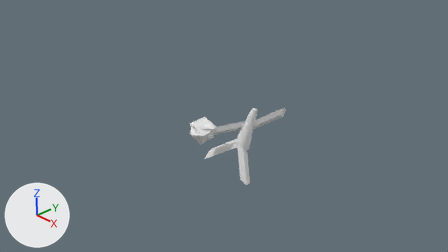
Before and after pictures for a commit that changed the Blender file interesting_cube.blend.
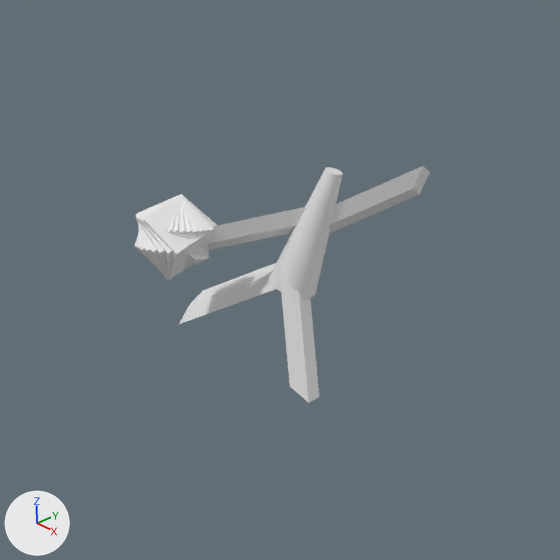
There are two pictures of each version: one from the file's camera 'Camera', one close up on the part from 32% to 73% of the width and 21% to 94% of the height. Lighting does not change. The marker at lower left points along +X, +Y and +Z.
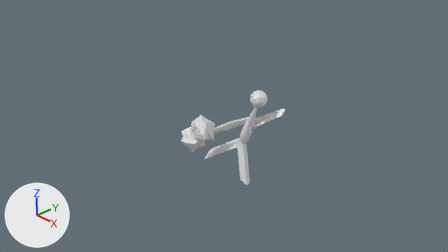
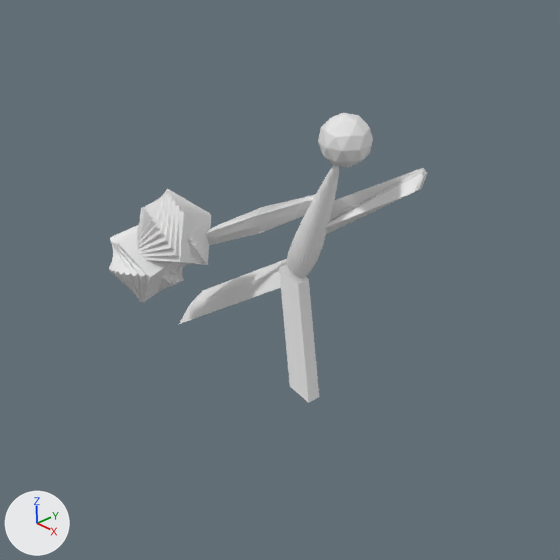
The change, as JSON lines over the scene's bpy script:
```json
{"block": "me_cylinder_001", "where": "me_cylinder_001.from_pydata(...)  # 64 vertices, 34 faces; spans x -0.46..0.46, y -0.46..0.46, z -1.0..1.51"}
{"block": "me_cylinder_001", "where": "# used by ob_cylinder; location = (0.159, 1.055, -0.029); rotation_euler = (-0.228, 0.193, 0.158), in degrees (-13, 11, 9.1); scale = (0.429, 0.429, 0.429)"}
{"block": "me_cylinder_001", "change": "me_cylinder_001 part 1: all 32 vertices in x 0.05..0.37, y -0.44..-0.11, z 1.51 are multiplied about their middle by the matrix ((0.2, 0.42, -0.885), (-0.529, 0.807, 0.263), (0.824, 0.416, 0.384)), then moved by (0.1, -0.2, 0.38)"}
{"block": "me_cube_004", "where": "# used by ob_cube_001; location = (-0.386, 0.46, -0.085); rotation_euler = (-2.059, -0.256, -1.335), in degrees (-118, -15, -76); scale = (0.101, 0.101, 0.101)"}
{"op": "remove", "block": "me_cube_004", "code": "me_cube_004.from_pydata(...)  # 8 vertices, 6 faces; spans x -4.22..1.0, y -7.6..1.67, z -1.0..4.51"}
{"op": "add", "block": "me_cube_004", "code": "me_cube_004.from_pydata(...)  # 26 vertices, 24 faces; spans x -3.57..0.35, y -6.26..0.33, z -0.89..4.4"}
{"block": "me_cube_004", "change": "me_cube_004 part 2: the whole mesh is rebuilt"}
{"block": "me_cube_005", "where": "# used by ob_cube_004; location = (0.33, 1.043, 0.108); rotation_euler = (-1.864, -0.209, -1.316), in degrees (-107, -12, -75); scale = (0.101, 0.101, 0.101)"}
{"op": "remove", "block": "me_cube_005", "code": "me_cube_005.from_pydata(...)  # 8 vertices, 6 faces; spans x -4.22..1.0, y -7.6..1.67, z -1.0..4.51"}
{"op": "add", "block": "me_cube_005", "code": "me_cube_005.from_pydata(...)  # 16 vertices, 14 faces; spans x -5.19..1.0, y -7.05..1.67, z -1.5..4.89"}
{"block": "me_cube_005", "change": "me_cube_005 part 3"}
{"block": "me_cube_005", "change": "4 faces are deleted"}
{"block": "me_cube_005", "change": "6 vertices move from x -4.22..1.0, y -7.6..-0.33, z -1.0..4.51 to x -4.36..0.9, y -6.92..-0.41, z -1.5..4.89"}
{"block": "me_cube_005", "change": "8 vertices are added at x -5.19..-2.15, y -7.05..-5.23, z 3.56..4.76"}
{"block": "me_cube_005", "change": "12 new faces join them"}
{"op": "add", "block": "me_icosphere", "code": ["me_icosphere = bpy.data.meshes.new('Icosphere')", "me_icosphere.from_pydata(...)  # an icosphere of 80 faces spanning x -0.95..0.95, y -1.0..1.0, z -1.0..1.0"]}
{"op": "add", "block": "ob_cylinder", "code": "_m = ob_cylinder.modifiers.new('Subsurf', 'SUBSURF')"}
{"op": "set", "path": "ob_cube.rotation_euler", "old": "(0.254, 0.505, 0.0991)", "new": "(-1.167, 1.06, -0.925)", "note": "degrees (15, 29, 5.7) -> degrees (-67, 61, -53)"}
{"op": "set", "path": "ob_cube_001.rotation_euler", "old": "(-2.059, -0.256, -1.335)", "new": "(-1.916, -0.276, -1.4)", "note": "degrees (-118, -15, -76) -> degrees (-110, -16, -80)"}
{"op": "set", "path": "ob_cube_001.scale", "old": "(0.101, 0.101, 0.101)", "new": "(0.128, 0.128, 0.128)"}
{"op": "add", "block": "ob_cube_005", "code": ["ob_cube_005 = bpy.data.objects.new('Cube.005', me_cube_001.copy())  # the mesh of ob_cube", "ob_cube_005.location = (-0.734, 0.162, -0.234)", "ob_cube_005.rotation_euler = (0.254, 0.505, 0.0991)  # degrees (15, 29, 5.7)", "ob_cube_005.scale = (-0.196, -0.196, -0.196)"]}
{"op": "add", "block": "ob_icosphere", "code": ["ob_icosphere = bpy.data.objects.new('Icosphere', me_icosphere)", "ob_icosphere.location = (0.462, 1.136, 0.881)", "ob_icosphere.scale = (0.21, 0.21, 0.21)"]}
```

Changed parts and their boxes [x1, y1, x2, y2] in the close-ups (560 x 560 px; the box of a moved part takes in the faces that stretch with it):
```json
{"object": "Cube", "change": "turned", "before": [134, 194, 218, 280], "after": [137, 189, 211, 274]}
{"object": "Cylinder", "change": "reshaped, modifiers changed", "before": [268, 167, 343, 298], "after": [286, 165, 339, 278]}
{"object": "Cube.001", "change": "reshaped, turned, rescaled", "before": [207, 207, 306, 251], "after": [205, 194, 316, 245]}
{"object": "Cube.005", "change": "added", "after": [109, 225, 184, 303]}
{"object": "Cube.004", "change": "reshaped", "before": [329, 166, 430, 234], "after": [306, 168, 428, 234]}
{"object": "Icosphere", "change": "added", "after": [318, 113, 373, 168]}
{"part": 1, "of": "me_cylinder_001", "change": "moved or reshaped", "before": [268, 167, 343, 298], "after": [287, 165, 339, 267]}
```
